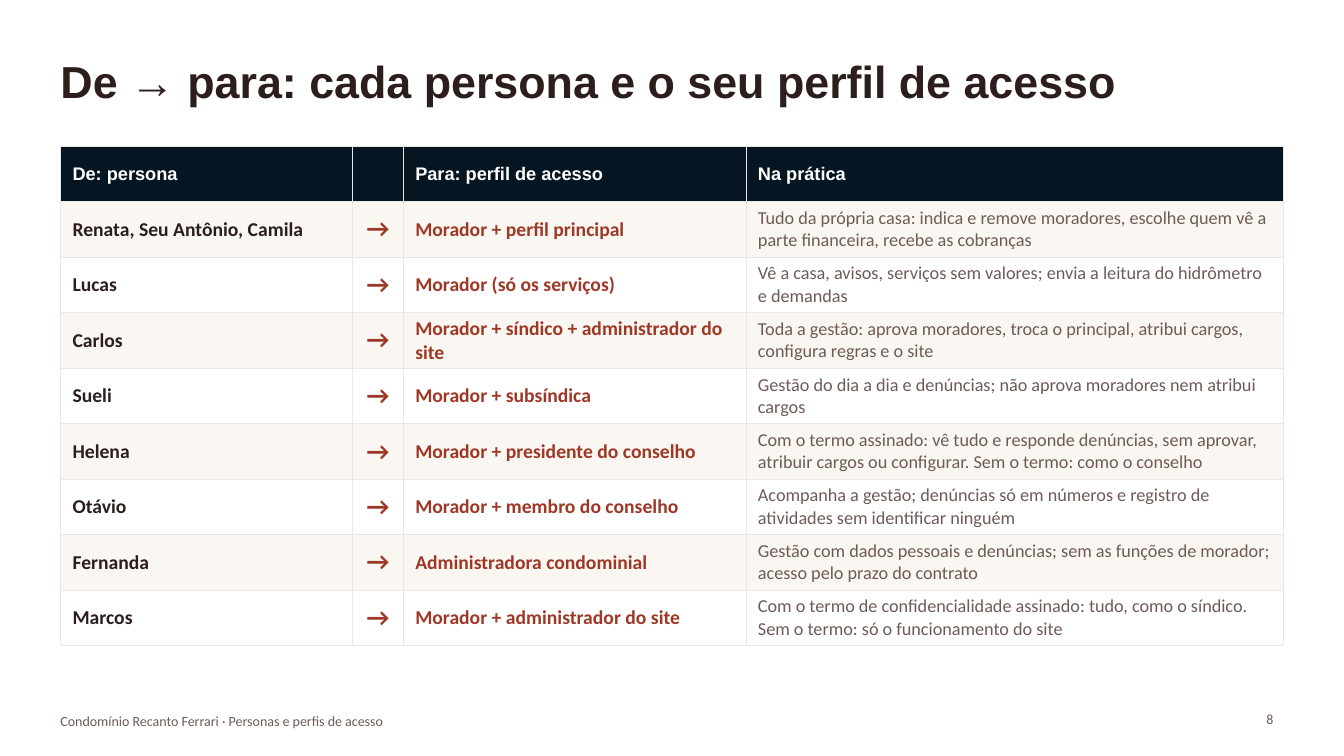
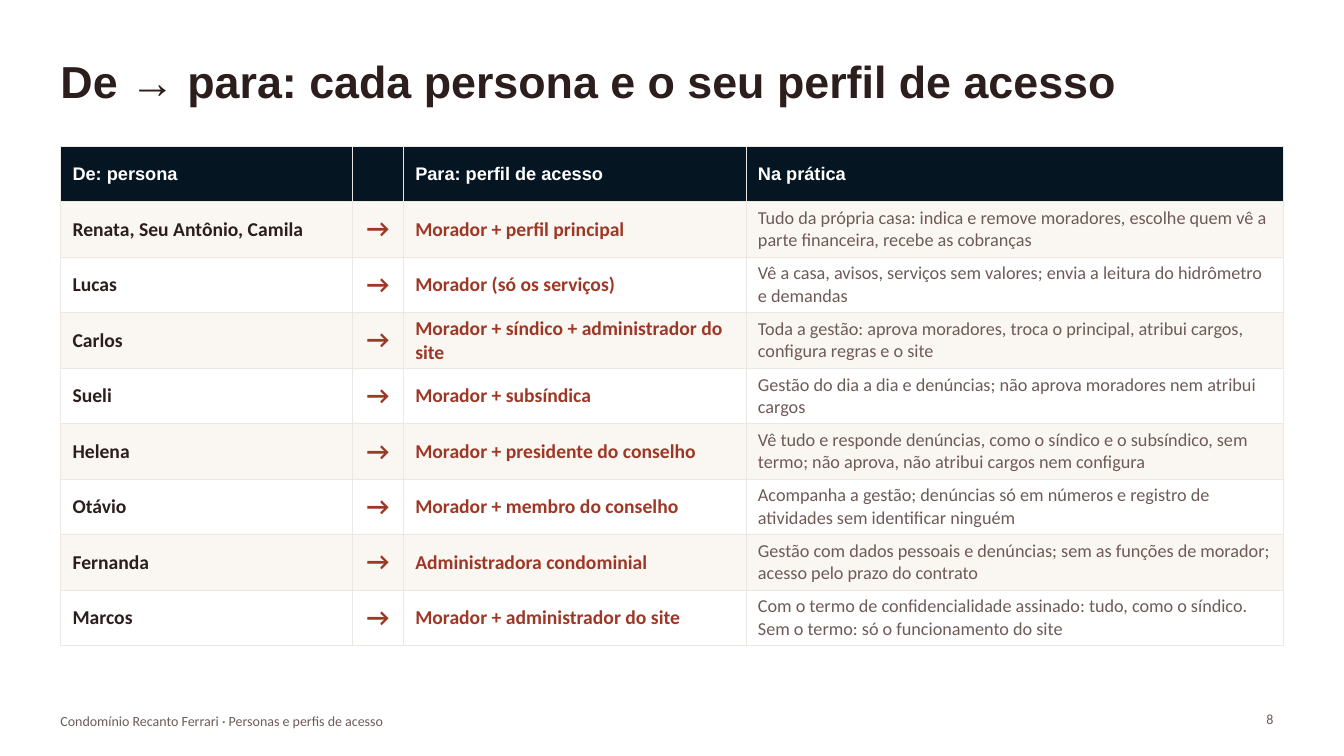
Before and after one commit to paulamuhlbach/recantoferrari, a slide deck: slide 8 of apresentacoes/Personas-e-perfis-de-acesso.pptx. Drawn at 1344x756 pixels with LibreOffice and Linux fonts; fonts in the diff are those of the drawing. Boxes give left, top, right and bottom in pixels: in the first picture for what was removed or moved away, otherwise in the second. Text is boxed around its words. In the diff, an @@ line names an element or a change of style, - is before the commit and + after.

```diff
--- a/apresentacoes/Personas-e-perfis-de-acesso.pptx
+++ b/apresentacoes/Personas-e-perfis-de-acesso.pptx
@@ table at [60, 146, 1284, 639] @@
-row 6, column 4: Com o termo assinado: vê tudo e responde denúncias, sem aprovar, atribuir cargos ou configurar. Sem o termo: como o conselho
+row 6, column 4: Vê tudo e responde denúncias, como o síndico e o subsíndico, sem termo; não aprova, não atribui cargos nem configura
```
Also in this commit, not shown: 6 other slides changed, 11 other files.
